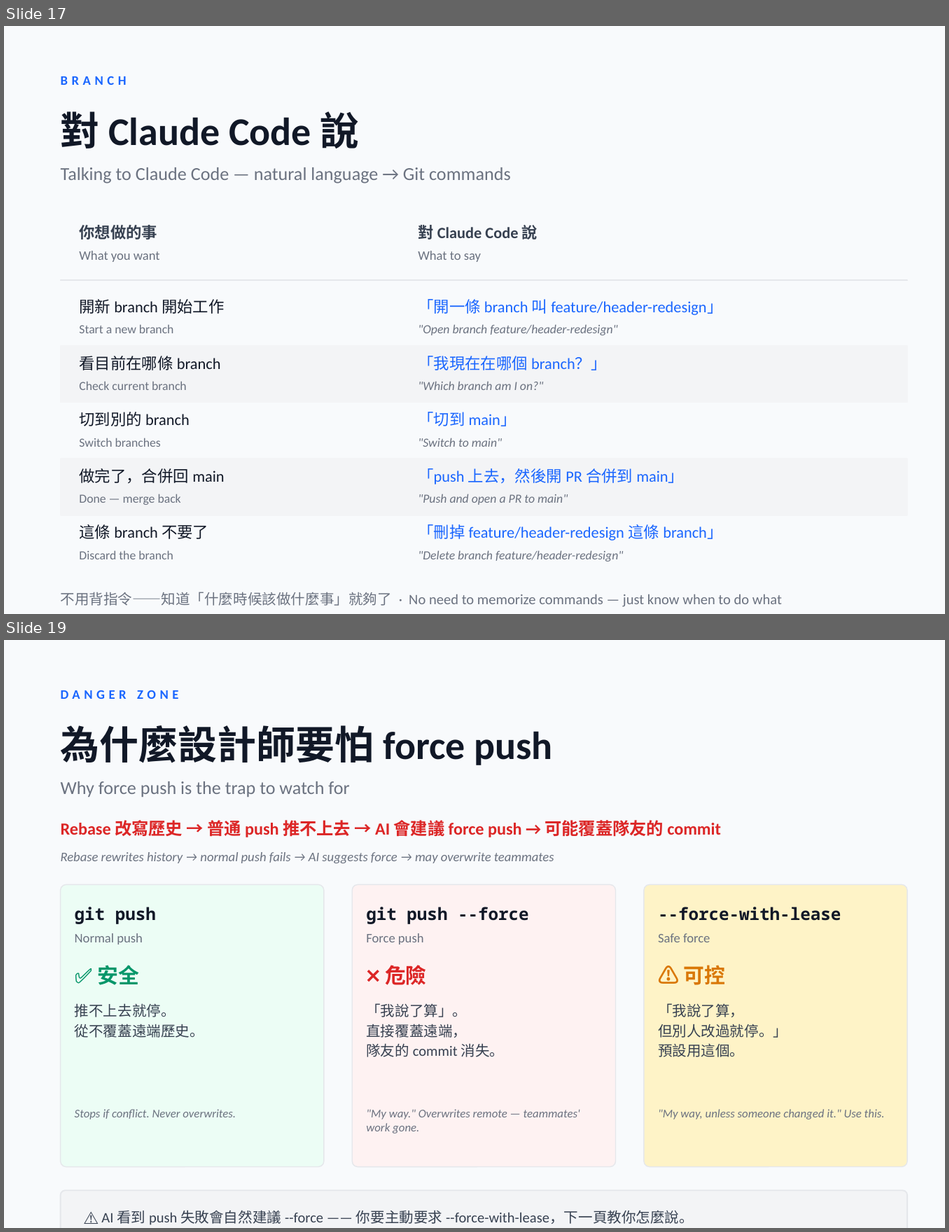
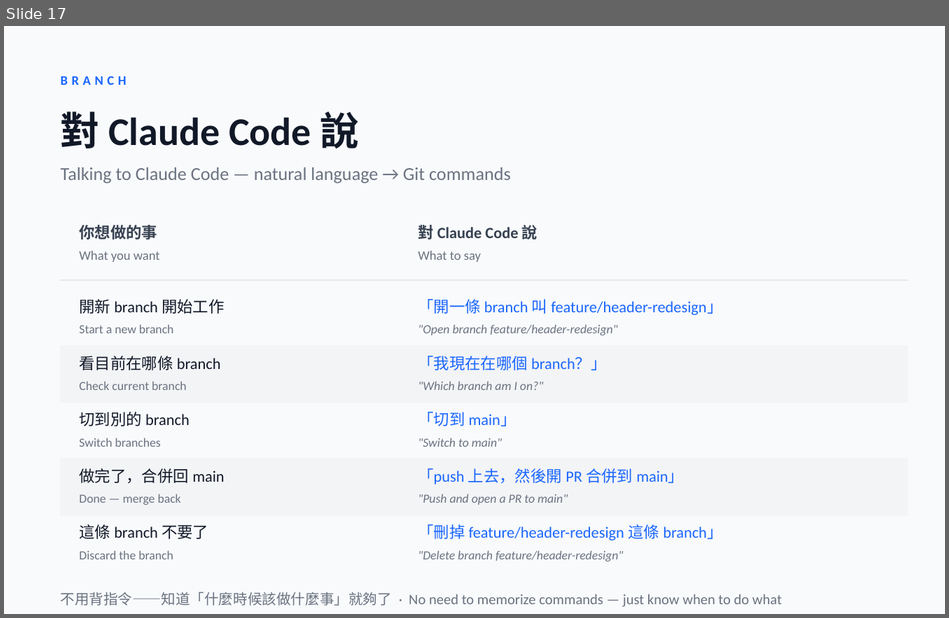
Before and after one commit to JiaWen-Shen/AI-design, a slide deck: proposals/week2-git-architecture.pptx. Shown one above the other, each under a label of ours: slides 17 and 19 before the commit, slide 17 after it; the slides between them are not shown. The pictures are 949x1232 and 949x618 pixels, drawn with LibreOffice and Linux fonts; fonts in the diff are those of the drawing. Boxes give left, top, right and bottom in pixels: in the first picture for what was removed or moved away, otherwise in the second. Text is boxed around its words. In the diff, an @@ line names an element or a change of style, - is before the commit and + after.

```diff
--- a/proposals/week2-git-architecture.pptx
+++ b/proposals/week2-git-architecture.pptx
@@ slide 19 removed at bbox=[4, 640, 945, 1228], background #F8FAFC @@
@@ text removed at bbox=[61, 690, 178, 699] @@
-DANGER ZONE
@@ text removed at bbox=[61, 725, 553, 765] @@
-為什麼設計師要怕 force push
@@ text removed at bbox=[61, 781, 349, 797] @@
-Why force push is the trap to watch for
@@ text removed at bbox=[61, 817, 721, 839] @@
-Rebase 改寫歷史 → 普通 push 推不上去 → AI 會建議 force push → 可能覆蓋隊友的 commit
@@ text removed at bbox=[61, 852, 554, 863] @@
-Rebase rewrites history → normal push fails → AI suggests force → may overwrite teammates
@@ rounded rectangle removed at bbox=[61, 884, 324, 1167] @@
@@ rounded rectangle removed at bbox=[352, 884, 616, 1167] @@
@@ rounded rectangle removed at bbox=[644, 884, 907, 1167] @@
@@ text removed at bbox=[75, 907, 156, 924] @@
-git push
@@ text removed at bbox=[366, 907, 529, 924] @@
-git push --force
@@ text removed at bbox=[658, 907, 840, 921] @@
---force-with-lease
@@ text removed at bbox=[75, 933, 143, 944] @@
-Normal push
@@ text removed at bbox=[366, 933, 424, 944] @@
-Force push
@@ text removed at bbox=[658, 933, 710, 942] @@
-Safe force
@@ text removed at bbox=[97, 965, 139, 985] @@
-✅ 安全
@@ text removed at bbox=[385, 965, 427, 985] @@
-❌ 危險
@@ text removed at bbox=[684, 965, 726, 985] @@
-⚠️ 可控
@@ text removed at bbox=[75, 1003, 204, 1038] @@
-推不上去就停。
-從不覆蓋遠端歷史。
@@ text removed at bbox=[366, 1003, 504, 1057] @@
-「我說了算」。
-直接覆蓋遠端，
-隊友的 commit 消失。
@@ text removed at bbox=[658, 1003, 787, 1057] @@
-「我說了算，
-但別人改過就停。」
-預設用這個。
@@ text removed at bbox=[75, 1109, 236, 1119] @@
-Stops if conflict. Never overwrites.
@@ text removed at bbox=[366, 1109, 580, 1133] @@
-"My way." Overwrites remote — teammates' work gone.
@@ text removed at bbox=[658, 1109, 885, 1119] @@
-"My way, unless someone changed it." Use this.
@@ rounded rectangle removed at bbox=[61, 1190, 907, 1228] @@
@@ text removed at bbox=[101, 1210, 694, 1225] @@
-⚠️ AI 看到 push 失敗會自然建議 --force —— 你要主動要求 --force-with-lease，下一頁教你怎麼說。
```
Also in this commit, not shown: 3 slides changed, 4 slides added, 2 other slides removed, 3 other files.
